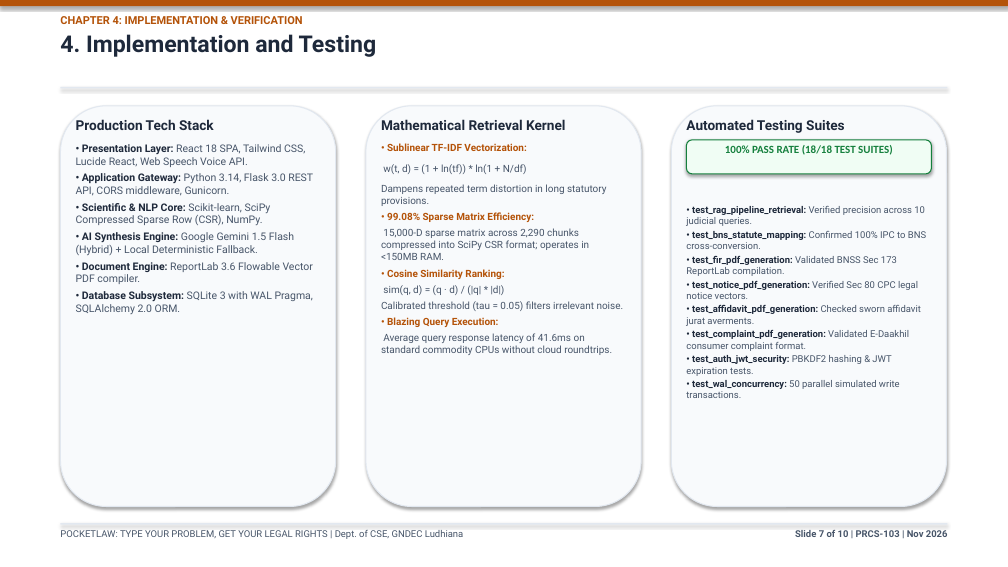
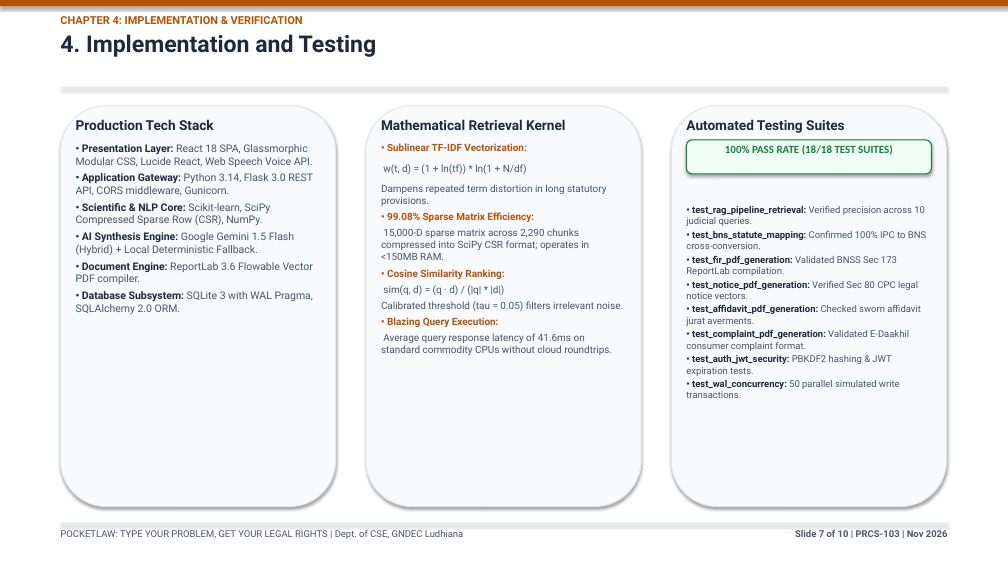
Before and after one commit to Shehzadchouhan/PocketLaw, a slide deck: slide 7 of GNDEC_Major_Project_Report/PocketLaw_Major_Project_Presentation.pptx. Drawn at 1008x567 pixels with LibreOffice and Linux fonts; fonts in the diff are those of the drawing. Boxes give left, top, right and bottom in pixels: in the first picture for what was removed or moved away, otherwise in the second. Text is boxed around its words. In the diff, an @@ line names an element or a change of style, - is before the commit and + after.

```diff
--- a/GNDEC_Major_Project_Report/PocketLaw_Major_Project_Presentation.pptx
+++ b/GNDEC_Major_Project_Report/PocketLaw_Major_Project_Presentation.pptx
@@ text at bbox=[76, 144, 313, 167]: text changed @@
-• Presentation Layer: React 18 SPA, Tailwind CSS, Lucide React, Web Speech Voice API.
+• Presentation Layer: React 18 SPA, Glassmorphic Modular CSS, Lucide React, Web Speech Voice API.
```
Also in this commit, not shown: 1 other slide changed, 1 other file.
